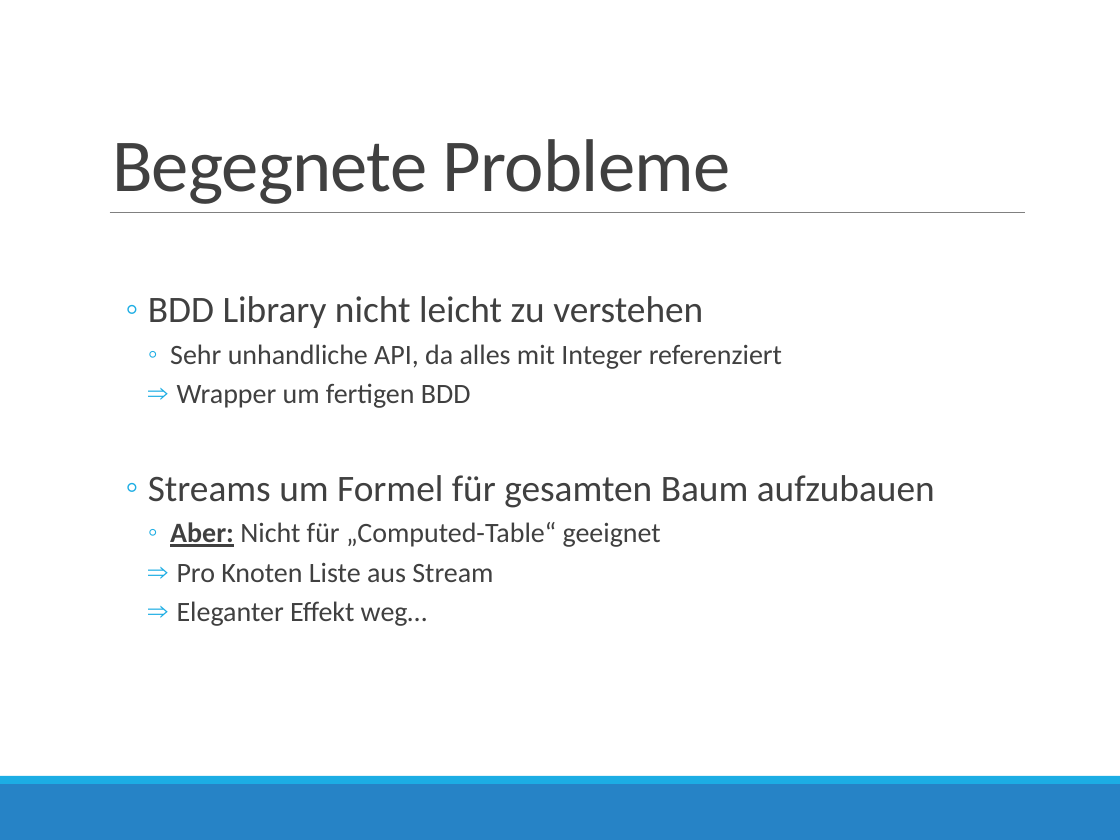
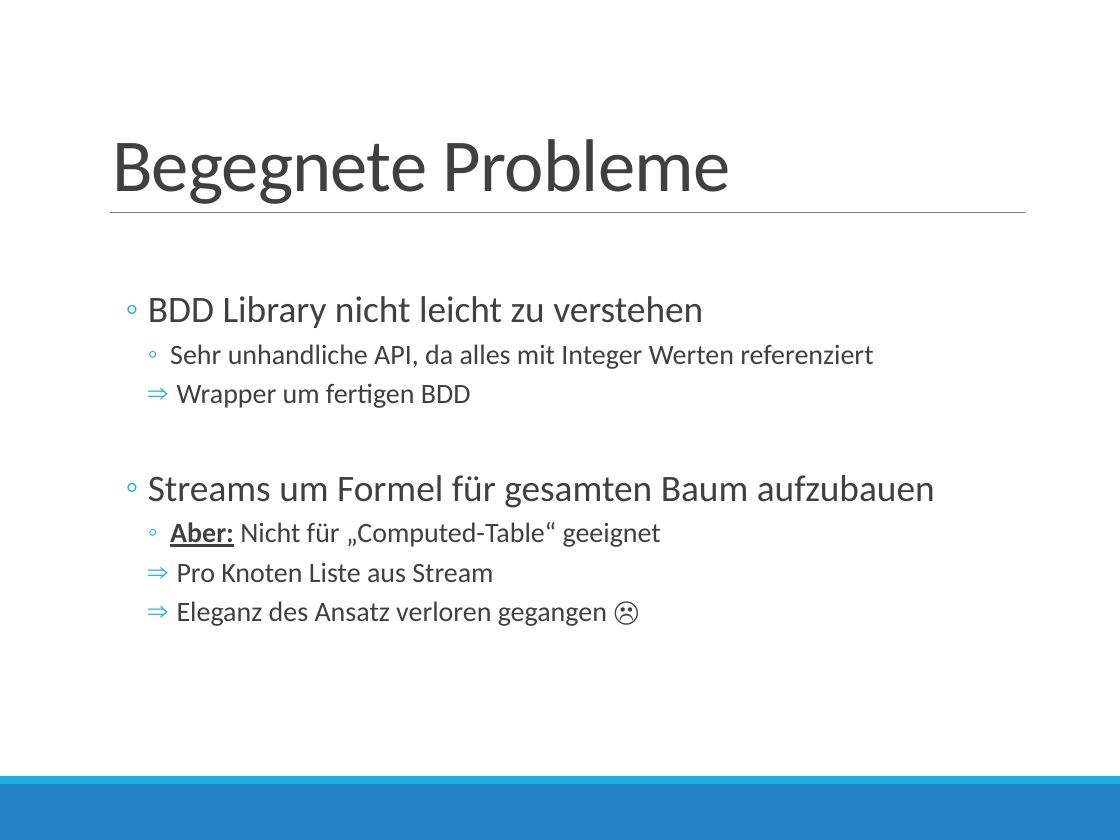
Before and after one commit to AndreMann90/fart_fssd, a slide deck: slide 11 of doc/Programmier-Projekt-Praesi.pptx (slide 10 before the commit). Drawn at 1120x840 pixels with LibreOffice and Linux fonts; fonts in the diff are those of the drawing. Boxes give left, top, right and bottom in pixels: in the first picture for what was removed or moved away, otherwise in the second. Text is boxed around its words. In the diff, an @@ line names an element or a change of style, - is before the commit and + after.

```diff
--- a/doc/Programmier-Projekt-Praesi.pptx
+++ b/doc/Programmier-Projekt-Praesi.pptx
@@ text at [170, 344, 873, 369]: text changed @@
-    ◦ Sehr unhandliche API, da alles mit Integer referenziert
+    ◦ Sehr unhandliche API, da alles mit Integer Werten referenziert
@@ text at [177, 601, 607, 626]: text changed @@
-    ⇒ Eleganter Effekt weg…
+    ⇒ Eleganz des Ansatz verloren gegangen ☹
```
Also in this commit, not shown: 5 other slides changed, 2 slides added, 1 slide removed.
